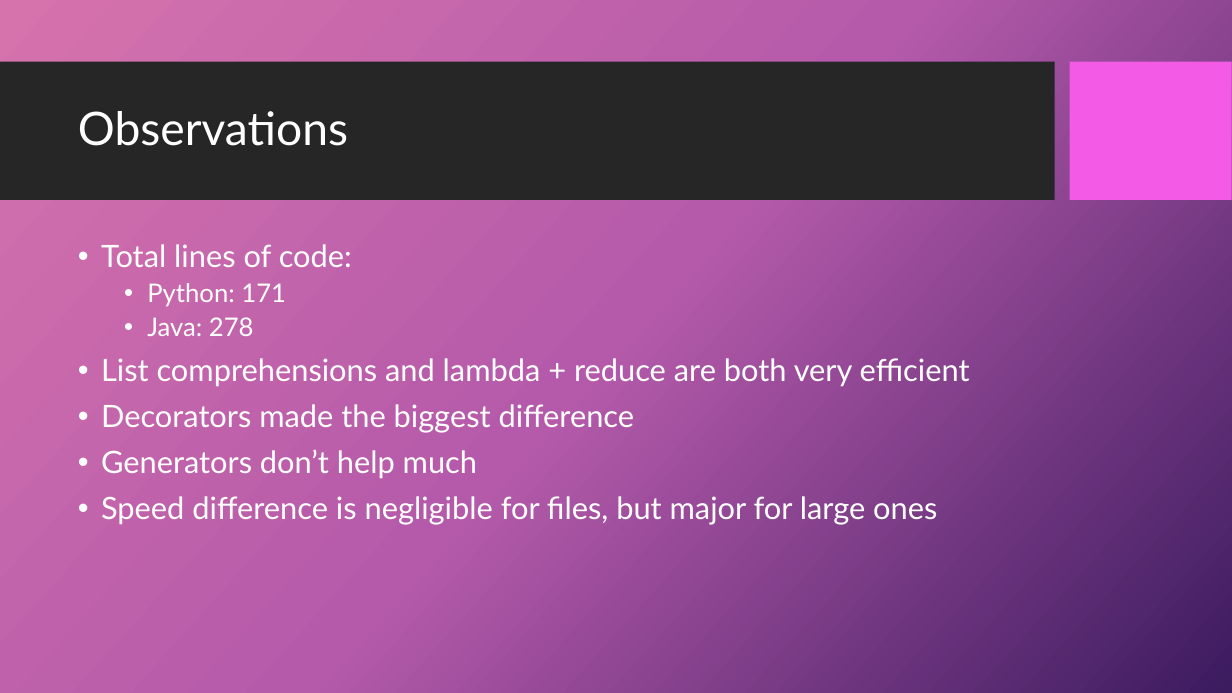
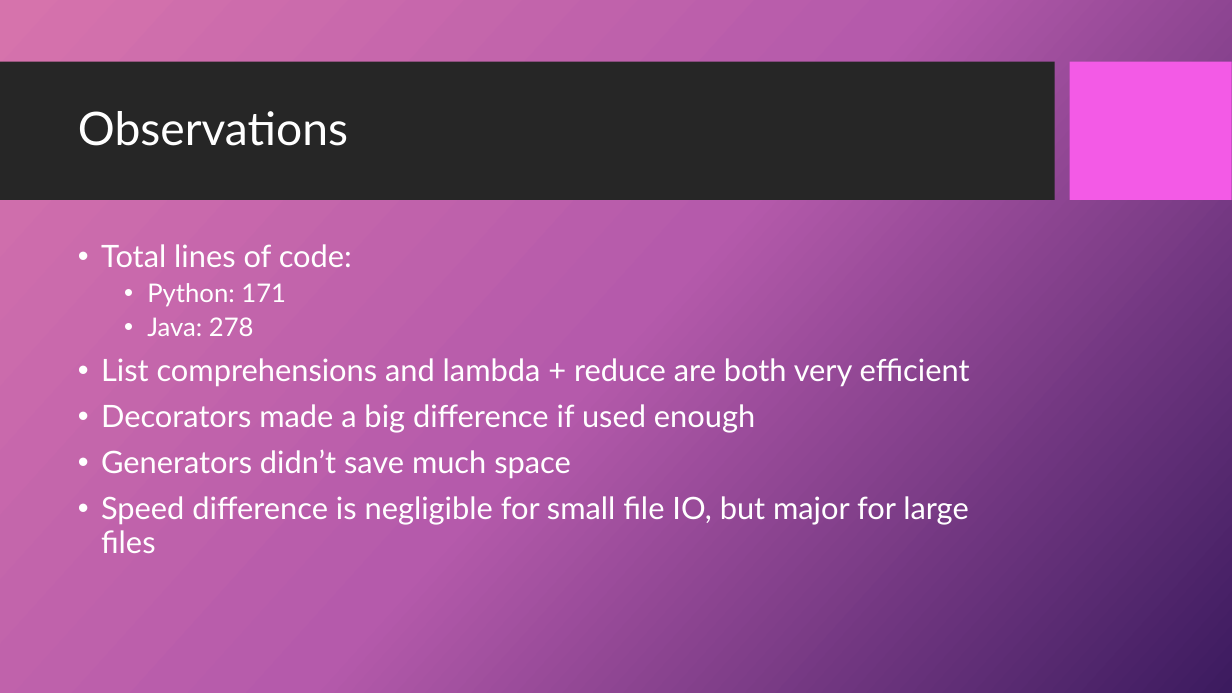
Before and after one commit to SaltyLightning/PythonFinalProject, a slide deck: slide 13 of Presentation.pptx. Drawn at 1232x693 pixels with LibreOffice and Linux fonts; fonts in the diff are those of the drawing; background and template pictures are left out. Boxes give left, top, right and bottom in pixels: in the first picture for what was removed or moved away, otherwise in the second. Text is boxed around its words. In the diff, an @@ line names an element or a change of style, - is before the commit and + after.

```diff
--- a/Presentation.pptx
+++ b/Presentation.pptx
@@ text at <box>101,404,969,553</box>: text changed @@
-• Decorators made the biggest difference
-• Generators don’t help much
-• Speed difference is negligible for files, but major for large ones
+• Decorators made a big difference if used enough
+• Generators didn’t save much space
+• Speed difference is negligible for small file IO, but major for large files
```
Also in this commit, not shown: 5 other slides changed, 7 other files.
